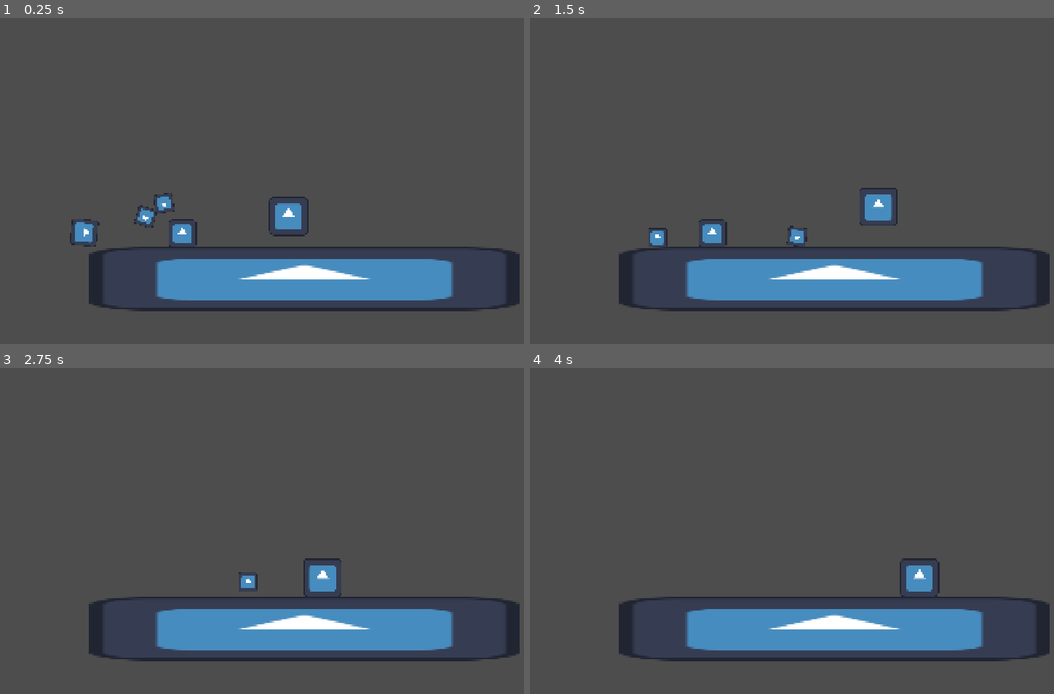
Above: before the commit, frames 1-4 (two rows, left to right).
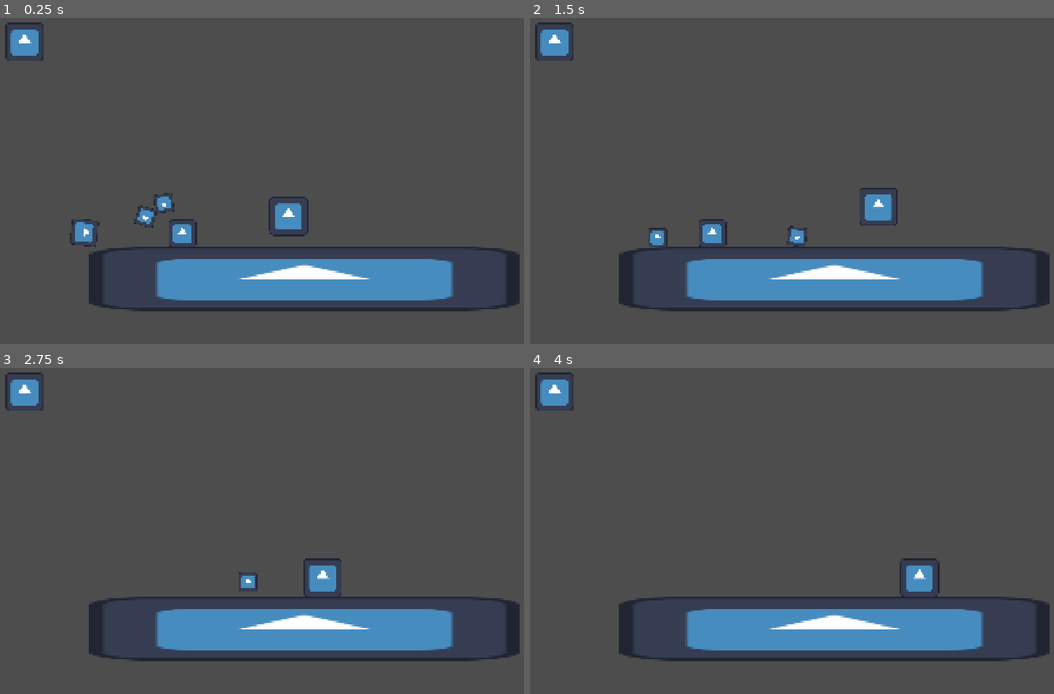
Above: after the commit, the same moments.

Repository: Goodman599/UWGameDevClubFall2026Jam
Game: Godot game, scene res://main.tscn
Same seed, same stepped clock (60 frames per second), same inputs: the game is played once before the commit and once after it. The engine's default icon, where the game draws it, is replaced by a stand-in: a white triangle on a blue panel in a dark square.
Inputs:
- Up to frame 1 (0.25 s): no input
- Up to frame 2 (1.5 s): hold D (right) from 0.53 s (still down); tap K (create_bomb) at 0.6 s; tap Space (jump) at 0.77 s; tap J (create_platform) at 1.35 s
- Up to frame 3 (2.75 s): tap Space (jump) at 1.52 s; release D (right) at 2.03 s; hold A (left) from 2.03 s (still down); tap T (time_stop_temp) at 2.1 s
- Up to frame 4 (4 s): release A (left) at 2.78 s; hold D (right) from 2.78 s (still down); tap K (create_bomb) at 2.85 s; tap Space (jump) at 3.02, 3.77 s; tap J (create_platform) at 3.6 s

The runs differ from the first frame. In frame 1, 0.6% of the frame differs, in the area x 0-9%, y 1-14%; in frame 2, 0.6%; in frame 3, 0.6%; in frame 4, 0.6%.

Commit message:
Scrap resource tracking in game_management
scrap UI unfinished
collecting scrap implemented
using scrap for platforms/bombs not implemented

Diff:
--- a/game_objects/scrap_files/scrap_metal.gd
+++ b/game_objects/scrap_files/scrap_metal.gd
@@ -56,7 +56,7 @@
 		print(self, ": Scrap didn't find player!")
 
 func collect() -> void:
-	# add_scrap_resource()
+	GameManager.add_scrap_resource()
 	queue_free()
 
 func _on_player_detection_area_body_entered(body: Node2D) -> void:
--- a/main.tscn
+++ b/main.tscn
@@ -1,6 +1,7 @@
 [gd_scene format=3 uid="uid://bcsp1hlm0im4k"]
 
 [ext_resource type="PackedScene" uid="uid://dl4howmdppkeh" path="res://player_files/player.tscn" id="1_0xm2m"]
+[ext_resource type="PackedScene" uid="uid://3w7eu5fawrvb" path="res://ui_files/scrap_ui.tscn" id="1_1bvp3"]
 [ext_resource type="Texture2D" uid="uid://d3ltd0mands33" path="res://icon.svg" id="2_h2yge"]
 [ext_resource type="PackedScene" uid="uid://80e7j42bq2d5" path="res://game_objects/scrap_files/scrap_metal.tscn" id="4_1bvp3"]
 
@@ -10,6 +11,8 @@
 size = Vector2(1416, 208)
 
 [node name="Main" type="Node2D" unique_id=431489269]
+
+[node name="ScrapUI" parent="." unique_id=296093440 instance=ExtResource("1_1bvp3")]
 
 [node name="Player" parent="." unique_id=1773731800 node_paths=PackedStringArray("object_spawn_parent") instance=ExtResource("1_0xm2m")]
 position = Vector2(952, 600)
--- a/misc_scripts/game_manager.gd
+++ b/misc_scripts/game_manager.gd
@@ -1,3 +1,25 @@
 extends Node
 
 var player_node : Player
+var scrap : int
+var scrap_ui : ScrapUI
+
+
+func _ready() -> void:
+	scrap = 0
+
+
+# adds scrap to the counter
+func add_scrap_resource(amount: int = 1) -> void:
+	scrap += amount
+	scrap_ui.add_scrap_resource(amount)
+
+# removes scrap from the counter
+func remove_scrap_resource(amount: int = 1) -> void:
+	scrap -= amount
+	scrap_ui.remove_scrap_resource(amount)
+
+# sets the amount of scrap for the counter
+func set_scrap_resource(amount: int) -> void:
+	scrap = amount
+	scrap_ui.set_scrap_resource(amount)
--- /dev/null
+++ b/ui_files/scrap_ui.gd
@@ -0,0 +1,17 @@
+class_name ScrapUI
+extends CanvasLayer
+
+func _ready() -> void:
+	GameManager.scrap_ui = self
+
+# adds scrap to the counter, should only be done through the game manager
+func add_scrap_resource(amount: int = 1) -> void:
+	pass #TODO
+
+# removes scrap from the counter, should only be done through the game manager
+func remove_scrap_resource(amount: int = 1) -> void:
+	pass #TODO
+
+# sets the amount of scrap for the counter, should only be done through the game manager
+func set_scrap_resource(amount: int) -> void:
+	pass #TODO
--- /dev/null
+++ b/ui_files/scrap_ui.tscn
@@ -0,0 +1,11 @@
+[gd_scene format=3 uid="uid://3w7eu5fawrvb"]
+
+[ext_resource type="Script" uid="uid://dkxi4l44opjeg" path="res://ui_files/scrap_ui.gd" id="1_e7rrv"]
+[ext_resource type="Texture2D" uid="uid://d3ltd0mands33" path="res://icon.svg" id="1_nfcvu"]
+
+[node name="ScrapUI" type="CanvasLayer" unique_id=296093440]
+script = ExtResource("1_e7rrv")
+
+[node name="ScrapIcon" type="Sprite2D" parent="." unique_id=97376541]
+position = Vector2(81, 82)
+texture = ExtResource("1_nfcvu")
Not shown, added: ui_files/scrap_ui.gd.uid
